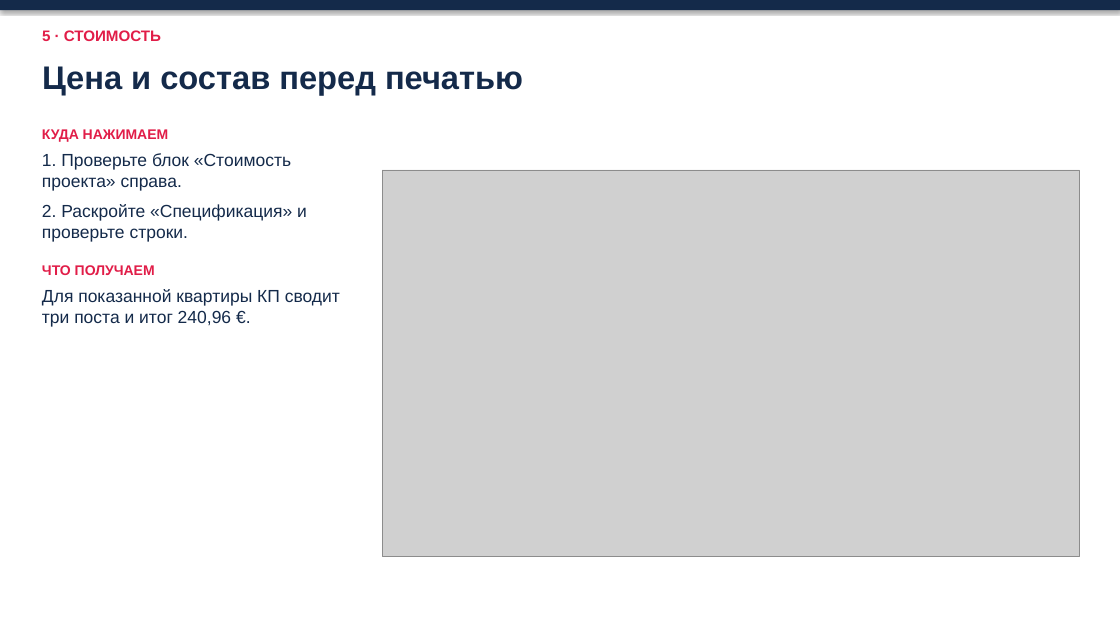
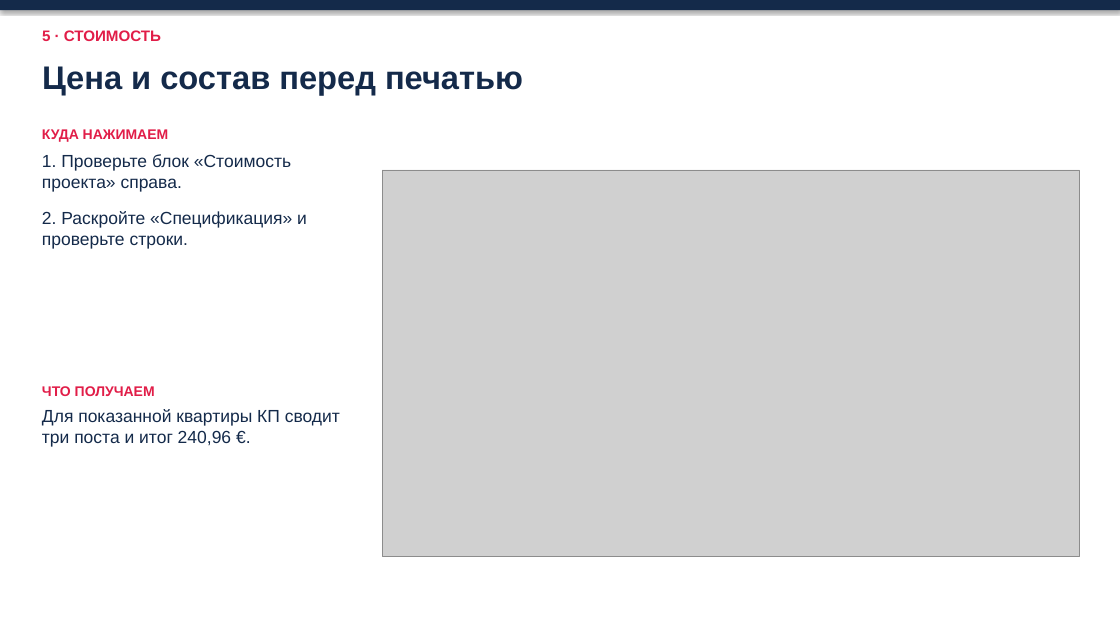
Before and after one commit to ZAVALEX174/electroPlan, a slide deck: slide 14 of docs/как-работать-в-новом-проекте-2026-11-14.pptx. Drawn at 1120x630 pixels with LibreOffice and Linux fonts; fonts in the diff are those of the drawing; grey boxes stand for pictures. Boxes give left, top, right and bottom in pixels: in the first picture for what was removed or moved away, otherwise in the second. Text is boxed around its words. In the diff, an @@ line names an element or a change of style, - is before the commit and + after.

```diff
--- a/docs/как-работать-в-новом-проекте-2026-11-14.pptx
+++ b/docs/как-работать-в-новом-проекте-2026-11-14.pptx
@@ text at <box>42,129,307,275</box>: paragraphs removed @@
-КУДА НАЖИМАЕМ
-1. Проверьте блок «Стоимость проекта» справа.
-2. Раскройте «Спецификация» и проверьте строки.
-ЧТО ПОЛУЧАЕМ
@@ text added at <box>42,211,307,249</box>, 15 pt, text #142A4A @@
+2. Раскройте «Спецификация» и проверьте строки.
@@ text added at <box>42,386,155,396</box>, 12 pt, text #E11D48, bold @@
+ЧТО ПОЛУЧАЕМ
@@ text "Для показанной квартиры КП сводит ...": place and size @@
-text "Для показанной квартиры КП сводит ..." at <box>42,129,340,327</box>
+text "Для показанной квартиры КП сводит ..." at <box>42,409,340,447</box>
```
Also in this commit, not shown: 16 other slides changed.
